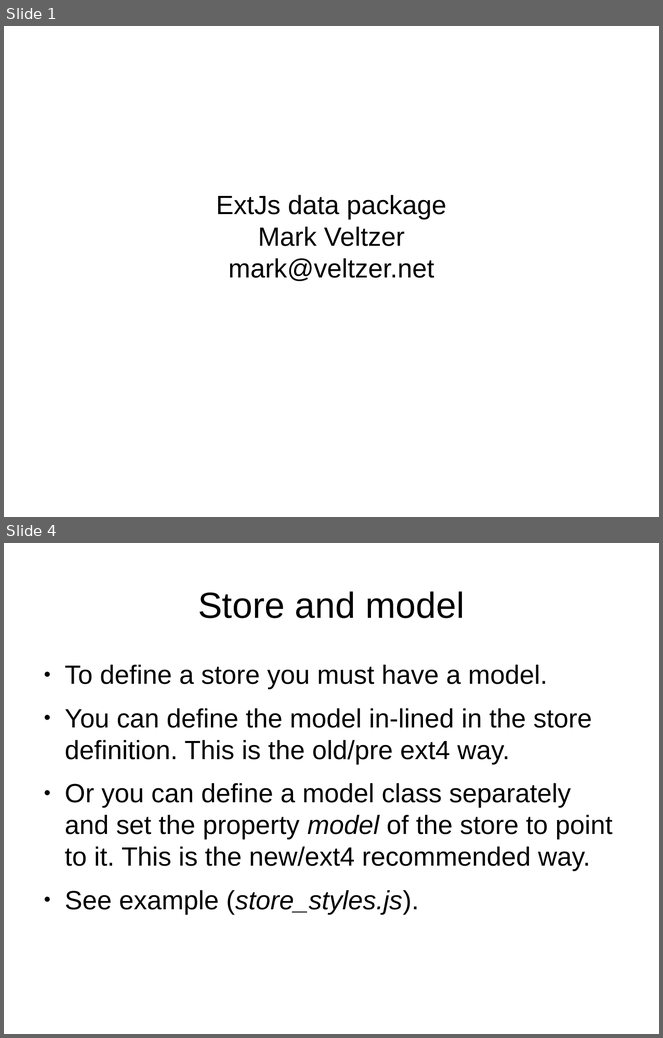
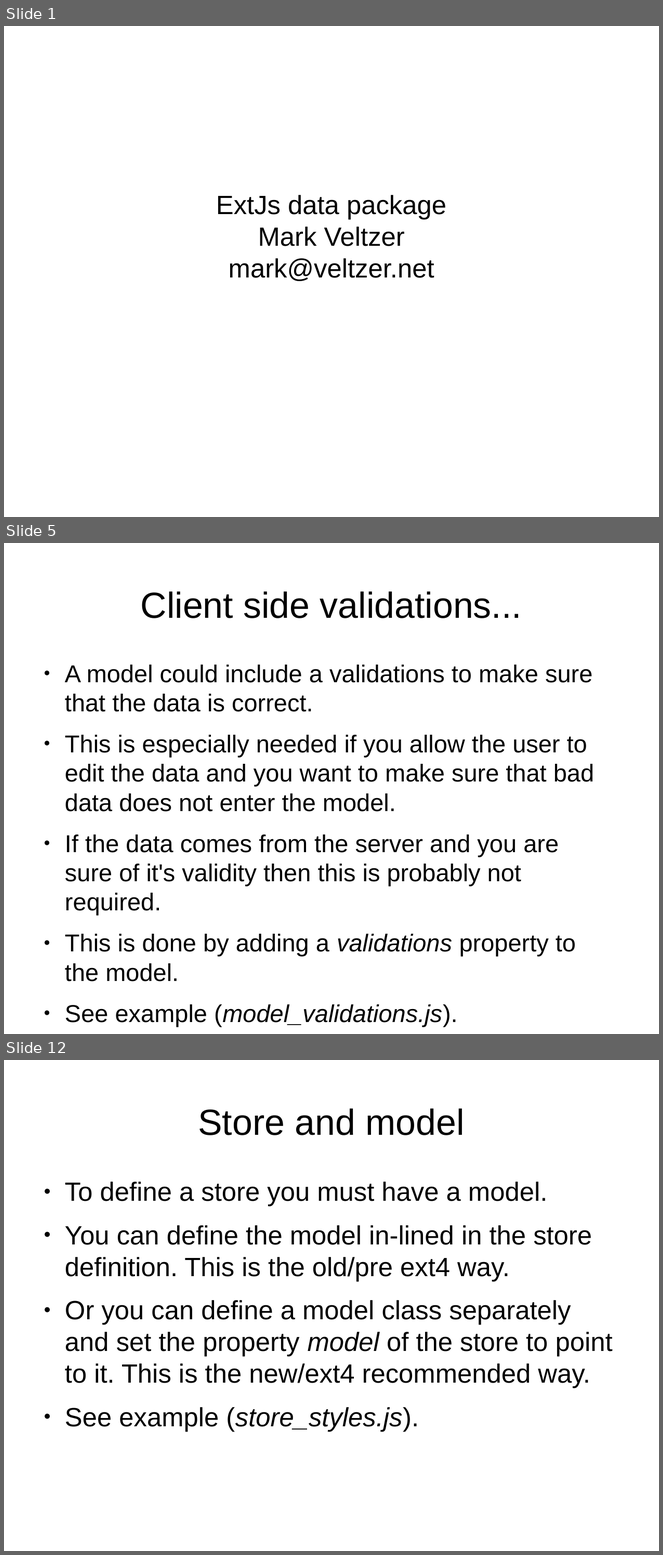
Before and after one commit to veltzer/demos, a slide deck: javascript/extjs/doc/extjs_data.odp. Shown one above the other, each under a label of ours: slides 1 and 4 before the commit, slides 1, 5 and 12 after it; the slides between them are not shown. The pictures are 663x1038 and 663x1555 pixels, drawn with LibreOffice and Linux fonts; fonts in the diff are those of the drawing. Boxes give left, top, right and bottom in pixels: in the first picture for what was removed or moved away, otherwise in the second. Text is boxed around its words. In the diff, an @@ line names an element or a change of style, - is before the commit and + after.

```diff
--- a/javascript/extjs/doc/extjs_data.odp
+++ b/javascript/extjs/doc/extjs_data.odp
@@ slide 5 added at (x1=4, y1=543, x2=659, y2=1034), background #FFFFFF @@
@@ title added at (x1=141, y1=591, x2=522, y2=618), 44 pt, text #000000 @@
+Client side validations...
@@ text added at (x1=65, y1=665, x2=594, y2=1027), 29.6 pt, text #000000 @@
+● A model could include a validations to make sure that the data is correct.
+● This is especially needed if you allow the user to edit the data and you want to make sure that bad data does not enter the model.
+● If the data comes from the server and you are sure of it's validity then this is probably not required.
+● This is done by adding a validations property to the model.
+● See example (model_validations.js).
@@ what was slide 4 is now slide 12 @@
```
Also in this commit, not shown: 2 slides changed, 7 other slides added, 6 other files.
